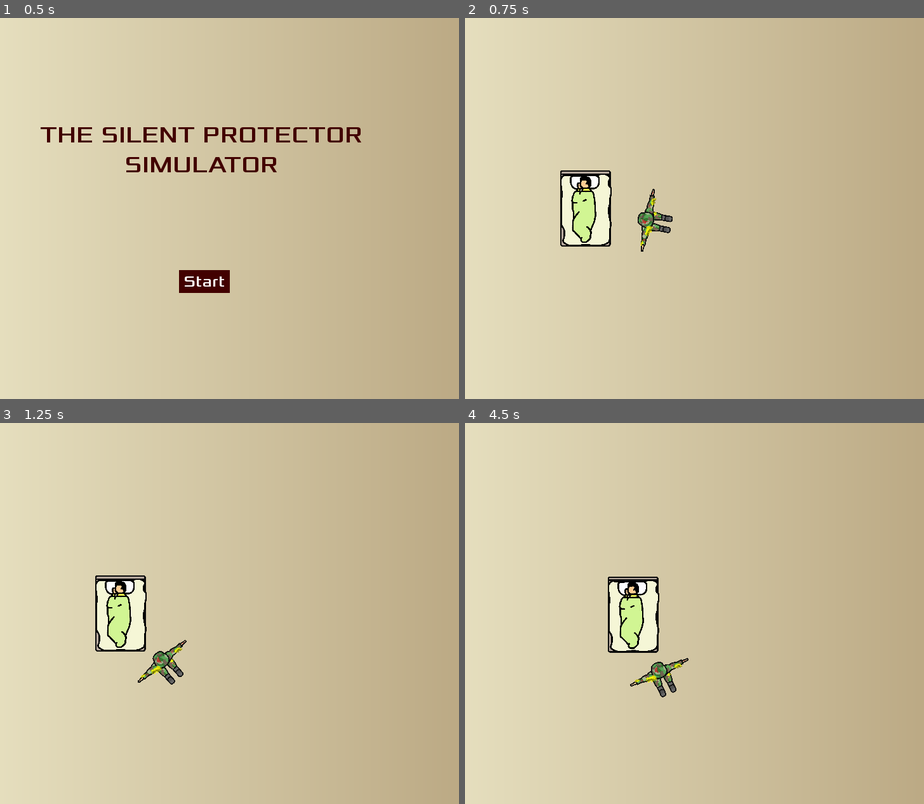
Above: before the commit, frames 1-4 (two rows, left to right).
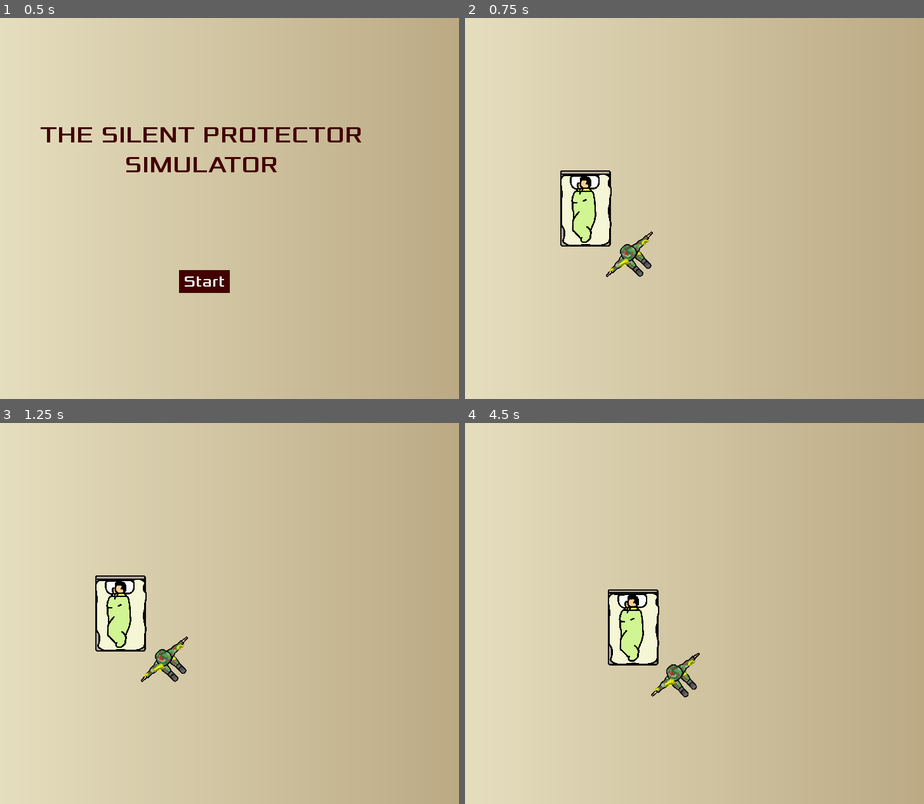
Above: after the commit, the same moments.

Repository: honoriocassiano/the-silent-protector-simulator
Game: Godot game, scene res://Main.tscn
Two runs of this game, one before a commit and one after it. Both use one fixed random seed, a clock stepped at 60 frames per second and the inputs below.
Inputs (mouse positions are in pixels of both pictures, inside the frame that each line leads up to):
- Up to frame 1 (0.5 s): no input
- Up to frame 2 (0.75 s): click "Start" at 0.5 s
- Up to frame 3 (1.25 s): no input
- Up to frame 4 (4.5 s): move the mouse to (781, 594) at 1.27 s; hold Right (move_right) 1.28-2.03 s; move the mouse to (570, 632) at 2.02 s; hold Down (move_down) 2.03-2.78 s; move the mouse to (722, 529) at 2.77 s; hold Right (move_right) 2.78-3.53 s; move the mouse to (644, 689) at 3.52 s; hold Up (move_up) 3.53-4.25 s; click "Restart" at 4.25 s

Frame 1 is identical in both runs. In frame 2, 0.8% of the frame differs, in the area x 30-46%, y 44-68%; in frame 3, 0.5%; in frame 4, 2.2%, in the area x 31-52%, y 40-72%.

Commit message:
Optimize event processing

Diff:
--- a/Bed.gd
+++ b/Bed.gd
@@ -25,31 +25,35 @@
 
 # Called every frame. 'delta' is the elapsed time since the previous frame.
 func _process(delta):
-	var velocity = Vector2()  # The player's movement vector.
 
-	if Input.is_action_pressed("move_right"):
-		velocity.x += 1
-	if Input.is_action_pressed("move_left"):
-		velocity.x -= 1
-	if Input.is_action_pressed("move_down"):
-		velocity.y += 1
-	if Input.is_action_pressed("move_up"):
-		velocity.y -= 1
+#	Process events only if Bed is visible
+	if visible:
 
-	# calculate the final velocity vector
-	if velocity.length() > 0:
-		velocity = velocity.normalized() * speed
+		var velocity = Vector2()  # The player's movement vector.
 
-	# perform the actual movement
-	position += velocity * delta
+		if Input.is_action_pressed("move_right"):
+			velocity.x += 1
+		if Input.is_action_pressed("move_left"):
+			velocity.x -= 1
+		if Input.is_action_pressed("move_down"):
+			velocity.y += 1
+		if Input.is_action_pressed("move_up"):
+			velocity.y -= 1
 
-	# ensure bed and soldier remain on the screen
-	var soldier_distance = get_parent().soldier_distance_from_bed
+		# calculate the final velocity vector
+		if velocity.length() > 0:
+			velocity = velocity.normalized() * speed
 
-	position.x = clamp(position.x, 0 + soldier_distance,
-					   screen_size.x - soldier_distance)
-	position.y = clamp(position.y, 0 + soldier_distance,
-					   screen_size.y - soldier_distance)
+		# perform the actual movement
+		position += velocity * delta
+
+		# ensure bed and soldier remain on the screen
+		var soldier_distance = get_parent().soldier_distance_from_bed
+
+		position.x = clamp(position.x, 0 + soldier_distance,
+						   screen_size.x - soldier_distance)
+		position.y = clamp(position.y, 0 + soldier_distance,
+						   screen_size.y - soldier_distance)
 
 
 func _on_Area2D_body_entered(body):
--- a/Soldier.gd
+++ b/Soldier.gd
@@ -21,37 +21,41 @@
 
 # Called every frame. 'delta' is the elapsed time since the previous frame.
 func _process(delta):
-	# get auxiliary info
-	var mousePosition = get_global_mouse_position()
-	var bed_position = get_parent().get_node("Bed").position
-	var angle_to_bed = atan2(position.y - bed_position.y, position.x - bed_position.x)
-	var radius = get_parent().soldier_distance_from_bed
 
-	var distance = bed_position.distance_to(mousePosition)
+#	Process events only if Soldier is visible
+	if visible:
 
-	var cosine = (mousePosition.x - bed_position.x) / distance
-	var sine = (mousePosition.y - bed_position.y) / distance
+		# get auxiliary info
+		var mousePosition = get_global_mouse_position()
+		var bed_position = get_parent().get_node("Bed").position
+		var angle_to_bed = atan2(position.y - bed_position.y, position.x - bed_position.x)
+		var radius = get_parent().soldier_distance_from_bed
 
-	var target_x = cosine * radius + bed_position.x
-	var target_y = sine * radius + bed_position.y
+		var distance = bed_position.distance_to(mousePosition)
 
-	# calculate if soldier should move clockwise or counterclockwise
-	var orientation = (bed_position.y - position.y) * (target_x - bed_position.x) \
-			- (target_y - bed_position.y) * (bed_position.x - position.x)
+		var cosine = (mousePosition.x - bed_position.x) / distance
+		var sine = (mousePosition.y - bed_position.y) / distance
 
-	if orientation > 0:  # if clockwise
-		angle_to_bed += speed * delta
-	else:  # if counterclockwise or colinear
-		angle_to_bed -= speed * delta
+		var target_x = cosine * radius + bed_position.x
+		var target_y = sine * radius + bed_position.y
+
+		# calculate if soldier should move clockwise or counterclockwise
+		var orientation = (bed_position.y - position.y) * (target_x - bed_position.x) \
+				- (target_y - bed_position.y) * (bed_position.x - position.x)
+
+		if orientation > 0:  # if clockwise
+			angle_to_bed += speed * delta
+		else:  # if counterclockwise or colinear
+			angle_to_bed -= speed * delta
 
 
-	var new_vector = Vector2(cos(angle_to_bed), sin(angle_to_bed)) * radius
+		var new_vector = Vector2(cos(angle_to_bed), sin(angle_to_bed)) * radius
 
-	# perform the movement
-	position = bed_position + new_vector
+		# perform the movement
+		position = bed_position + new_vector
 
-	# always face towards bed
-	rotation = -atan2(position.x - bed_position.x, position.y - bed_position.y)
+		# always face towards bed
+		rotation = -atan2(position.x - bed_position.x, position.y - bed_position.y)
 
 
 func keep_in_circumference():
